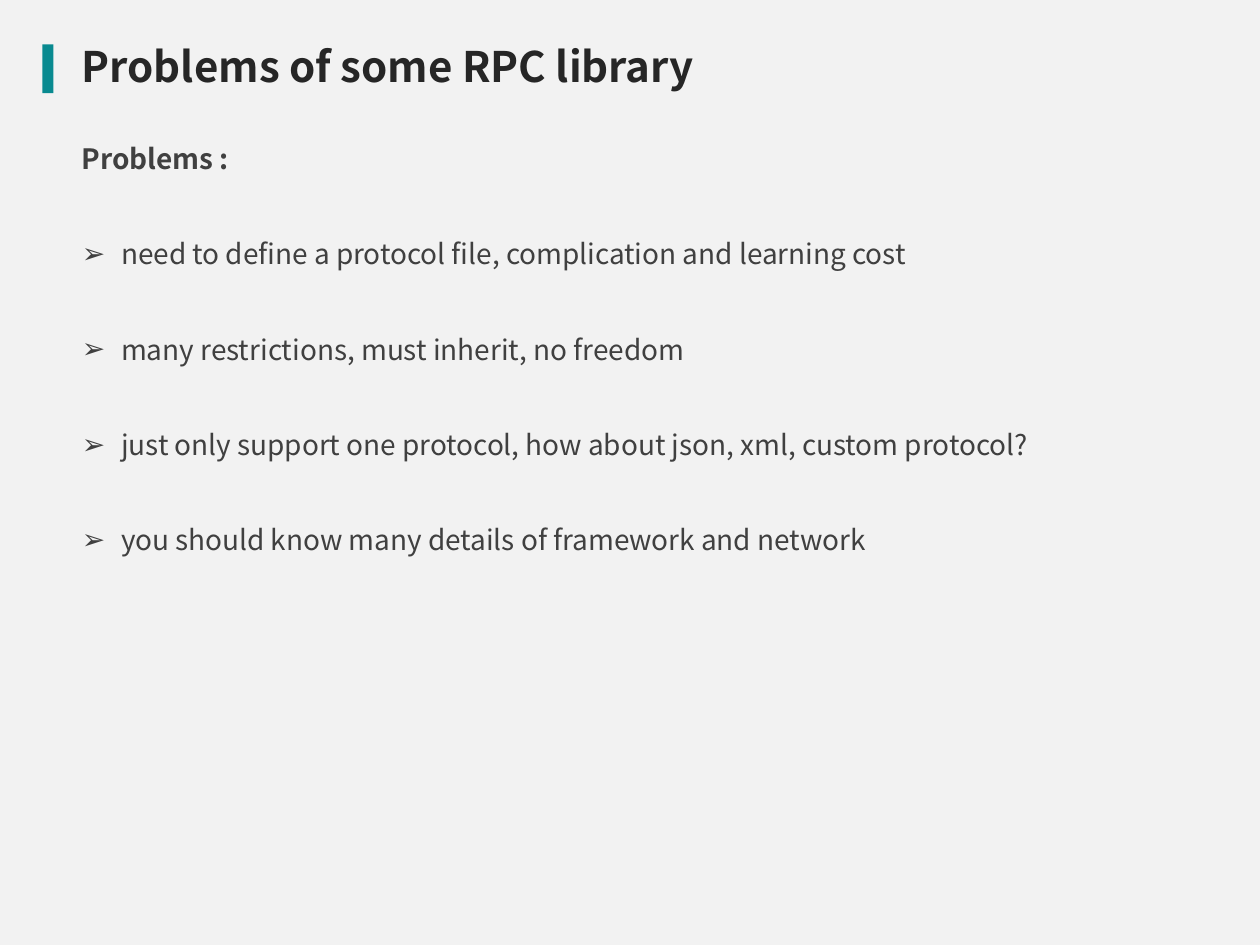
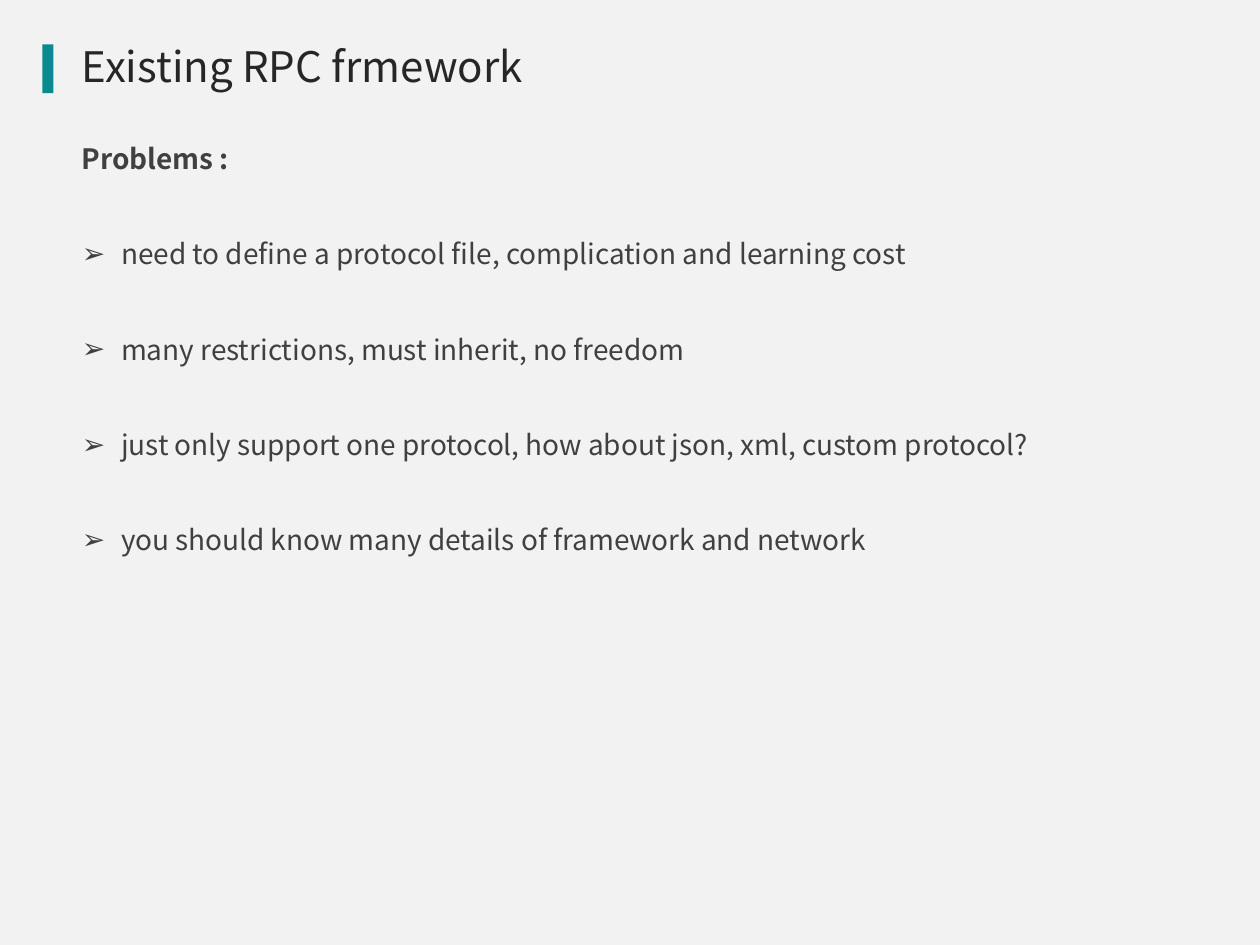
Before and after one commit to qicosmos/cppnow2017-ppt, a slide deck: slide 9 of An easy to use RPC framework implemented by c++11 and c++14 - shorter.pptx. Drawn at 1260x945 pixels with LibreOffice and Linux fonts; fonts in the diff are those of the drawing; background and template pictures are left out. Boxes give left, top, right and bottom in pixels: in the first picture for what was removed or moved away, otherwise in the second. Text is boxed around its words. In the diff, an @@ line names an element or a change of style, - is before the commit and + after.

```diff
--- a/An easy to use RPC framework implemented by c++11 and c++14 - shorter.pptx
+++ b/An easy to use RPC framework implemented by c++11 and c++14 - shorter.pptx
@@ title at box(82, 48, 523, 93): text changed; bold off @@
-Problems of some RPC library
+Existing RPC frmework
```
Also in this commit, not shown: 4 other slides changed, 2 slides added.
